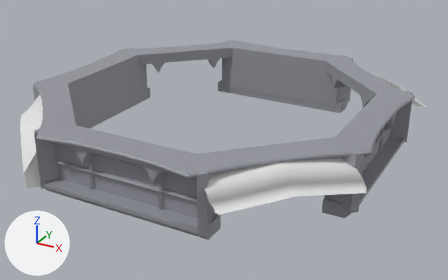
A saved change to the FBX model Assets/Art/Environment/BossRoom/DomeRing.fbx.
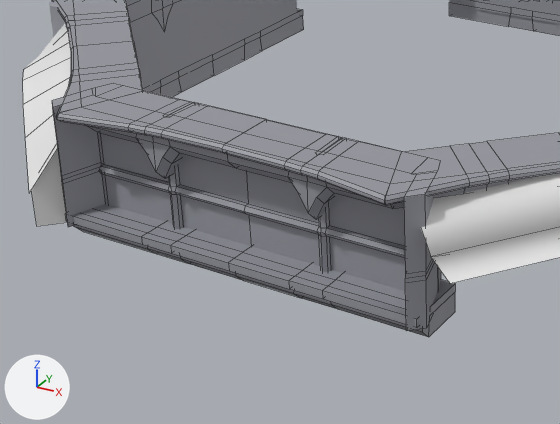
The first picture shows the older version from a 50 mm camera at (24.1, -43.0, 4.3) aimed at (0.8, -0.5, -16.9). The close-ups show both versions on the part from 2% to 60% of the width and 30% to 100% of the height of that picture; other places that the commit changed are outside them. Every picture has the same lights, and +X, +Y and +Z are marked at lower left. The close-ups show mesh edges as thin lines. Where no turn or scale is listed for an object, it has been applied to the vertices.

The first close-up shows 'Cube', 'DomeTerrace', 'DomeTerrace.002', 'DomeTerrace.003', 'DomeTerrace.004', 'DomeTerrace.006', 'DomeTerrace.007', 'DomeTerrace.008', 'Plane.003', 'Plane.004'.
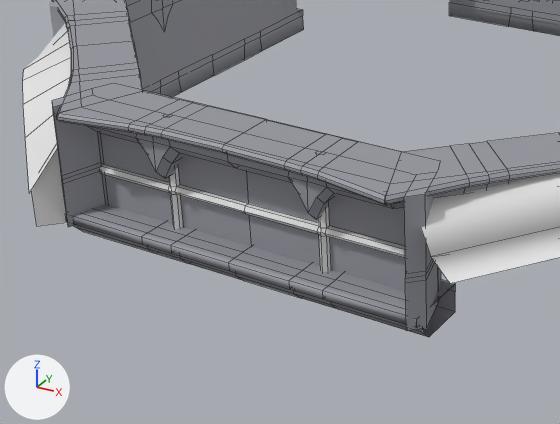
Where the change shows, as pixel boxes (x1, y1, x2, y2) in the close-ups (560 x 424 px):
'DomeTerrace.007', reshaped: (155, 9, 304, 97) in both
'DomeTerrace.006', reshaped: (449, 0, 560, 36) in both
part 2 of me_scene_013, deleted: before (417, 284, 455, 337)
part 5 of me_scene_009, cut back: before (143, 90, 402, 152); after (122, 90, 402, 152)
part 6 of me_scene_009, recoloured: (99, 164, 405, 272) in both

What the commit changed:
Material 'Material' (mat_material) is new.
Its base color is (0.8, 0.8, 0.8) (white #e7e7e7).
me_scene_011 is used by ob_dometerrace_006; location (0.0, 0.0, -4.0).
me_scene_011 had 72 vertices, 70 faces and spanned x -6.85..6.85, y 12.0..14.3, z -13.61..-12.61.
me_scene_011 now has 70 vertices, 60 faces and spans x -6.85..6.85, y 12.0..14.3, z -13.61..-12.61.
me_scene_011 part 4: the surface is now shaded smooth.
me_scene_012 is used by ob_dometerrace_007; location (0.0, 0.0, -4.0).
me_scene_012 had 72 vertices, 70 faces and spanned x -14.3..-12.0, y -6.85..6.85, z -13.61..-12.61.
me_scene_012 now has 70 vertices, 60 faces and spans x -14.3..-12.0, y -6.85..6.85, z -13.61..-12.61.
me_scene_012 part 1: the surface is now shaded smooth.
me_scene_013 is used by ob_dometerrace_008; location (0.0, 0.0, -4.0).
Verts and faces of me_scene_013; kept vertices keep their numbers, new ones are numbered from 72.
Before the commit, vertices of me_scene_013: 41 (6.85, -12.0, -13.61) at pixel (455, 311), 42 (6.85, -12.0, -12.61) at pixel (455, 283), 43 (6.85, -14.0, -12.61), 44 (6.85, -12.0, -12.9) at pixel (455, 291), 45 (6.85, -14.0, -12.9).
Before the commit, vertices of me_scene_013: 46 (6.85, -13.62, -13.61) at pixel (428, 337), 47 (6.85, -14.0, -13.23) at pixel (422, 332), 62 (6.85, -13.56, -12.61) at pixel (429, 307), 63 (6.85, -13.56, -12.9), 66 (6.85, -14.3, -12.9) at pixel (416, 327).
Before the commit, vertices of me_scene_013: 67 (6.85, -14.3, -12.61) at pixel (416, 319).
me_scene_013 had 72 vertices, 70 faces and spanned x -6.85..6.85, y -14.3..-12.0, z -13.61..-12.61.
me_scene_013 now has 70 vertices, 60 faces and spans x -6.85..6.85, y -14.3..-12.0, z -13.61..-12.61.
Part 2, on me_scene_013:
Vertices deleted: 63 (with the faces that use them).
Faces deleted: (43, 67, 66, 45).
me_scene_013 part 3: the surface is now shaded smooth.
me_scene_009 is used by ob_dometerrace_004; location (0.0, 0.0, 0.0).
me_scene_009 had 178 vertices, 174 faces and spanned x -7.03..7.03, y -14.49..-11.94, z -16.98..-12.62.
me_scene_009 now has 138 vertices, 120 faces and spans x -7.03..7.03, y -14.49..-11.94, z -16.98..-12.62.
Part 5, on me_scene_009:
40 vertices are removed from x -5.89..5.89, y -11.94, z -16.98..-12.62.
64 faces are deleted.
10 new faces join them, mat_churchpillar_001 (grey #9798a0).
me_scene_009 part 6: 52 faces spanning x -6.03..6.03, y -13.37..-13.11, z -16.98..-12.62 switch from mat_churchpillar_001 (grey #9798a0) to mat_material (white #e7e7e7).
